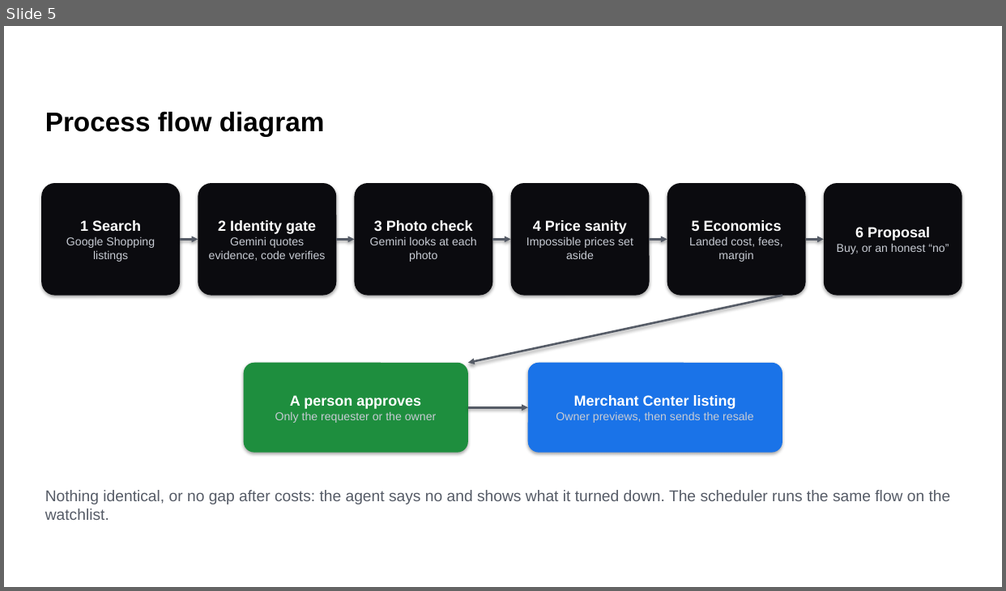
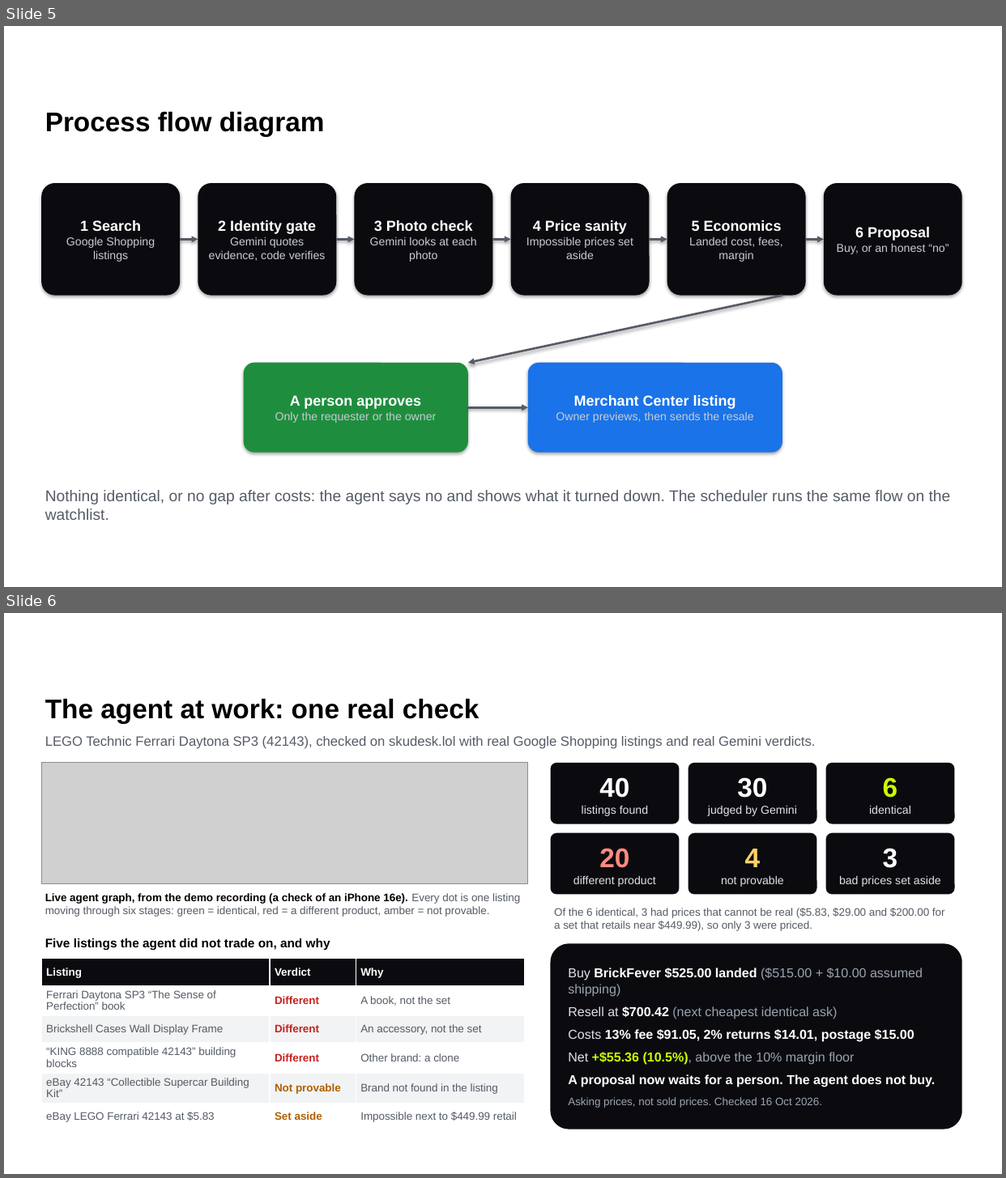
Before and after one commit to johnnyduo/SKUdesk_, a slide deck: submission/SKUdesk-AI-Builder-Cup.pptx. Shown one above the other, each under a label of ours: slide 5 before the commit, slides 5 and 6 after it. The pictures are 1006x591 and 1006x1178 pixels, drawn with LibreOffice and Linux fonts; fonts in the diff are those of the drawing; grey boxes stand for pictures; background and template pictures are left out. Boxes give left, top, right and bottom in pixels: in the first picture for what was removed or moved away, otherwise in the second. Text is boxed around its words. In the diff, an @@ line names an element or a change of style, - is before the commit and + after.

Commit message:
Submission deck: live numbers on Opportunities, one real check slide with the agent graph, clickable links

```diff
--- a/submission/SKUdesk-AI-Builder-Cup.pptx
+++ b/submission/SKUdesk-AI-Builder-Cup.pptx
@@ slide 6 added at (4, 613, 1002, 1174), background picture (left out) @@
@@ text added at (45, 698, 479, 723), 26 pt, text #000000, bold @@
+The agent at work: one real check
@@ text added at (45, 736, 816, 749), 13 pt, text #555B66 @@
+LEGO Technic Ferrari Daytona SP3 (42143), checked on skudesk.lol with real Google Shopping listings and real Gemini verdicts.
@@ picture added at (41, 763, 528, 884) @@
@@ rounded rectangle added at (551, 763, 680, 824), fill #0B0B0F, 11 pt, text #DDE1E6 @@
+40
+listings found
@@ rounded rectangle added at (688, 763, 817, 824), fill #0B0B0F, 11 pt, text #DDE1E6 @@
+30
+judged by Gemini
@@ rounded rectangle added at (826, 763, 955, 824), fill #0B0B0F, 11 pt, text #DDE1E6 @@
+6
+identical
@@ rounded rectangle added at (551, 833, 680, 895), fill #0B0B0F, 11 pt, text #DDE1E6 @@
+20
+different product
@@ rounded rectangle added at (688, 833, 817, 895), fill #0B0B0F, 11 pt, text #DDE1E6 @@
+4
+not provable
@@ rounded rectangle added at (826, 833, 955, 895), fill #0B0B0F, 11 pt, text #DDE1E6 @@
+3
+bad prices set aside
@@ text added at (45, 893, 520, 917), 10.5 pt, text #555B66 @@
+Live agent graph, from the demo recording (a check of an iPhone 16e). Every dot is one listing moving through six stages: green = identical, red = a different product, amber = not provable.
@@ text added at (554, 908, 945, 931), 10.5 pt, text #555B66 @@
+Of the 6 identical, 3 had prices that cannot be real ($5.83, $29.00 and $200.00 for a set that retails near $449.99), so only 3 were priced.
@@ text added at (45, 939, 330, 951), 12 pt, text #000000, bold @@
+Five listings the agent did not trade on, and why
@@ rounded rectangle added at (551, 944, 962, 1130), fill #0B0B0F, 12.5 pt, text #9AA3B2 @@
+Buy BrickFever $525.00 landed ($515.00 + $10.00 assumed shipping)
+Resell at $700.42 (next cheapest identical ask)
+Costs 13% fee $91.05, 2% returns $14.01, postage $15.00
+Net +$55.36 (10.5%), above the 10% margin floor
+A proposal now waits for a person. The agent does not buy.
+Asking prices, not sold prices. Checked 16 Oct 2026.
@@ table added at (41, 959, 524, 1126), 6 rows, 3 columns @@
+Listing | Verdict | Why
+Ferrari Daytona SP3 “The Sense of Perfection” book | Different | A book, not the set
+Brickshell Cases Wall Display Frame | Different | An accessory, not the set
+“KING 8888 compatible 42143” building blocks | Different | Other brand: a clone
+eBay 42143 “Collectible Supercar Building Kit” | Not provable | Brand not found in the listing
+eBay LEGO Ferrari 42143 at $5.83 | Set aside | Impossible next to $449.99 retail
```
Also in this commit, not shown: 3 slides changed, 1 other file.
